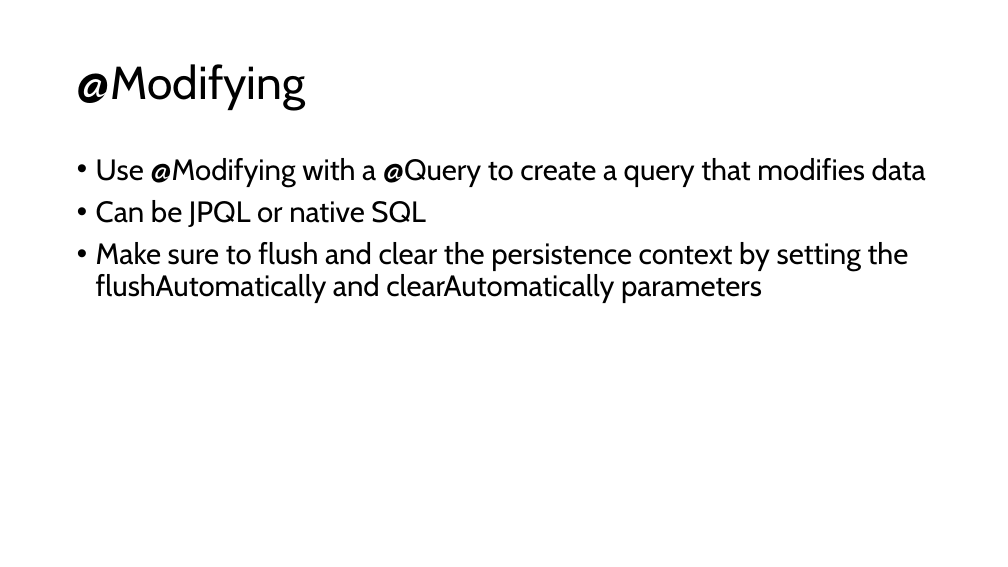
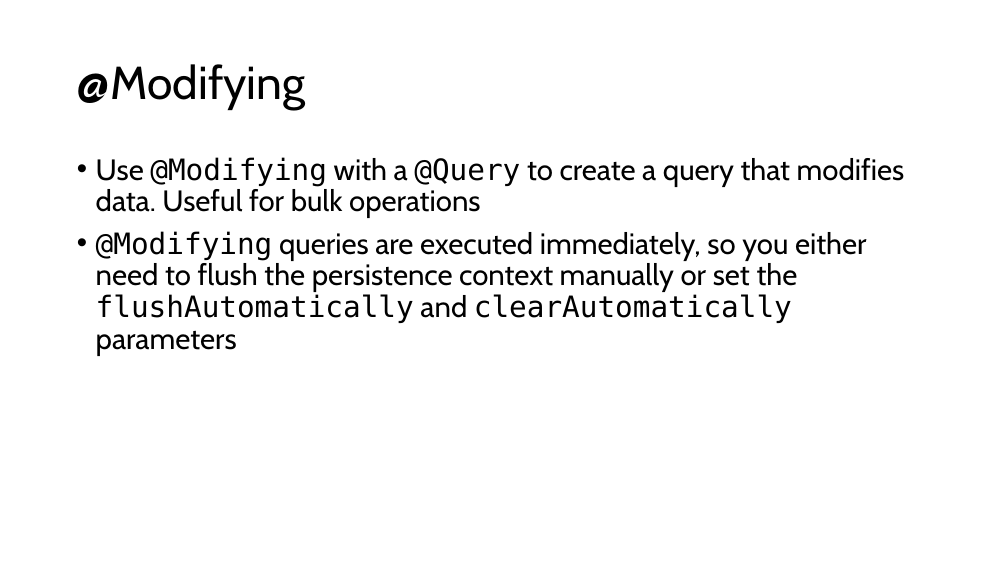
Before and after one commit to jordanschroedervertafore/spring-data-jpa, a slide deck: slide 13 of spring data jpa.pptx (slide 18 before the commit). Drawn at 1008x567 pixels with LibreOffice and Linux fonts; fonts in the diff are those of the drawing. Boxes give left, top, right and bottom in pixels: in the first picture for what was removed or moved away, otherwise in the second. Text is boxed around its words. In the diff, an @@ line names an element or a change of style, - is before the commit and + after.

```diff
--- a/spring data jpa.pptx
+++ b/spring data jpa.pptx
@@ text at (96, 157, 905, 356): text changed @@
-• Use @Modifying with a @Query to create a query that modifies data
-• Can be JPQL or native SQL
-• Make sure to flush and clear the persistence context by setting the flushAutomatically and clearAutomatically parameters
+• Use @Modifying with a @Query to create a query that modifies data. Useful for bulk operations
+• @Modifying queries are executed immediately, so you either need to flush the persistence context manually or set the flushAutomatically and clearAutomatically parameters
```
Also in this commit, not shown: 12 other slides changed, 8 slides added, 7 slides removed, 23 other files.
